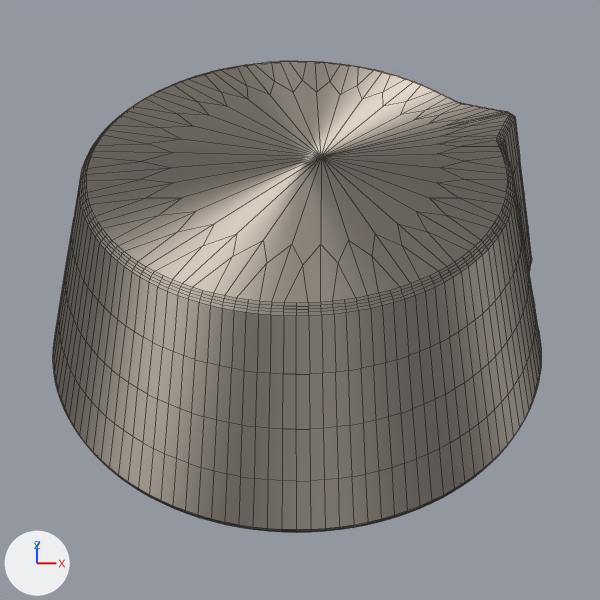
Renders of the Blender file sketch/volume-knob.blend from each side of a commit.
Both versions are drawn from the file's camera 'Camera.002'. Arrows for +X, +Y and +Z are at lower left; the lights stay in place. Mesh edges are drawn as thin lines.
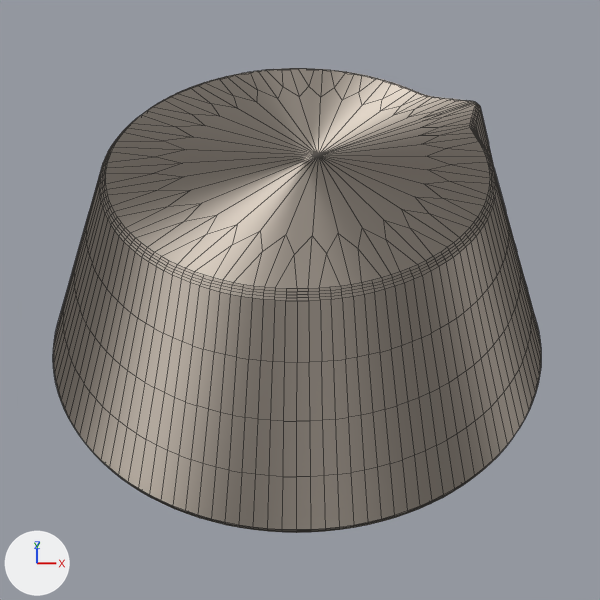
Commit message: / ‘sketch/volume-knob.blend’

What differs and where, as boxes [x1, y1, x2, y2] in the pictures (600 x 600 px; the box of a moved part takes in the faces that stretch with it):
'Cylinder', reshaped, turned: before [53, 61, 541, 533]; after [53, 68, 541, 533]
part 1 of me_cylinder, moved or reshaped: before [53, 61, 541, 525]; after [53, 68, 541, 525]

Edits to the bpy script that builds the scene:
```text
Change me_cylinder:
    where me_cylinder.from_pydata(...)  # 144 vertices, 110 faces; spans x -0.99..1.04, y -0.99..0.99, z -1.0..-0.18
    used by ob_cylinder; location = (-0.25, 2.518, 1.905); scale = (1.96, 1.96, 1.96)
    me_cylinder part 1: all 72 vertices in x -0.77..0.84, y -0.77..0.77, z -0.2..-0.18 are scaled about their middle by (0.915, 0.915, 1)
Change ob_cylinder:
    ob_cylinder.rotation_euler: (0.0, 0.0, 0.0) -> (0.0, 0.0, 0.147)  # degrees (0, 0, 0) -> degrees (0, 0, 8.4)
```
